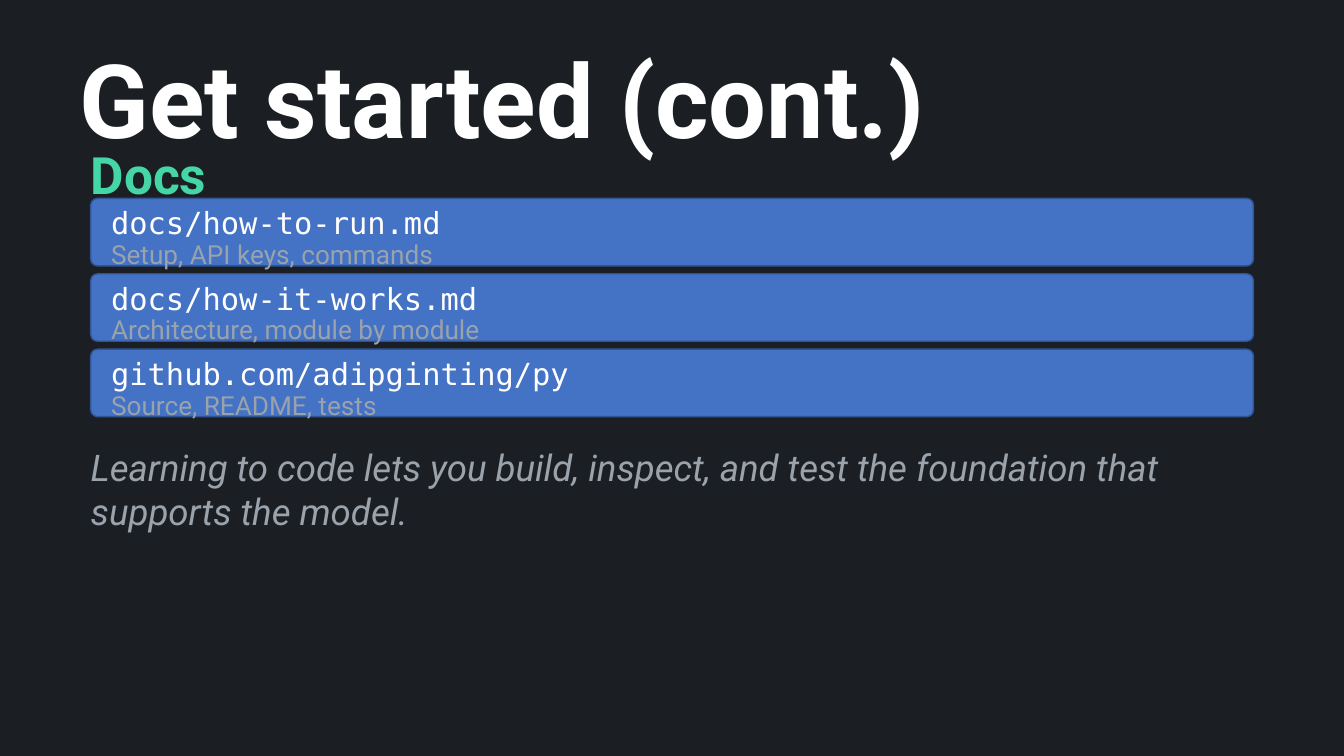
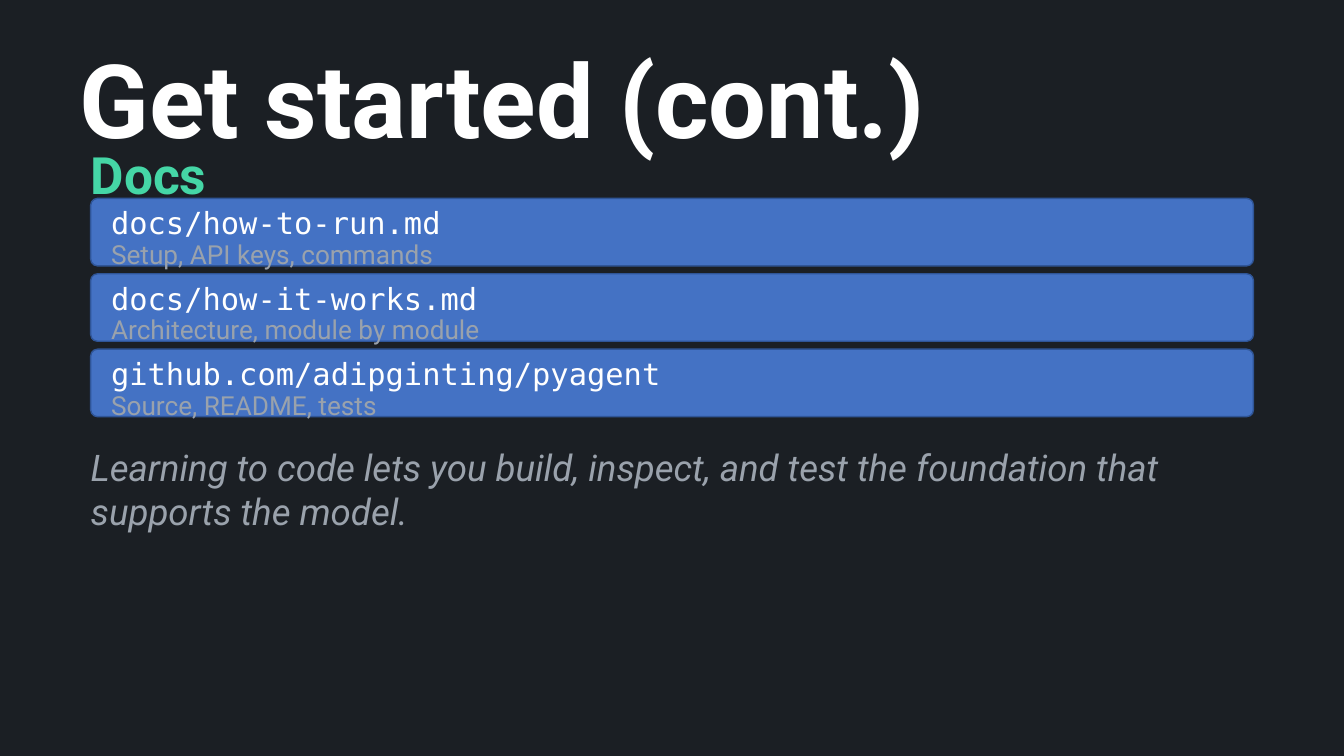
Before and after one commit to adipginting/pyagent, a slide deck: slide 16 of docs/pyagent-presentation-large.odp (slide 18 before the commit). Drawn at 1344x756 pixels with LibreOffice and Linux fonts; fonts in the diff are those of the drawing. Boxes give left, top, right and bottom in pixels: in the first picture for what was removed or moved away, otherwise in the second. Text is boxed around its words. In the diff, an @@ line names an element or a change of style, - is before the commit and + after.

```diff
--- a/docs/pyagent-presentation-large.odp
+++ b/docs/pyagent-presentation-large.odp
@@ text at box(111, 362, 660, 391): text changed @@
-github.com/adipginting/py
+github.com/adipginting/pyagent
```
Also in this commit, not shown: 2 other slides changed, 2 slides removed, 6 other files.
